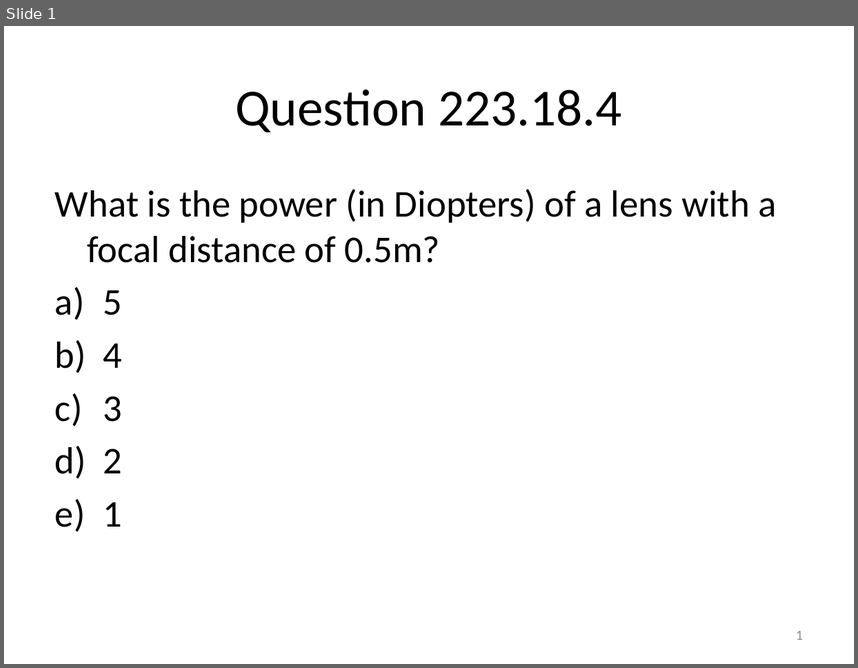
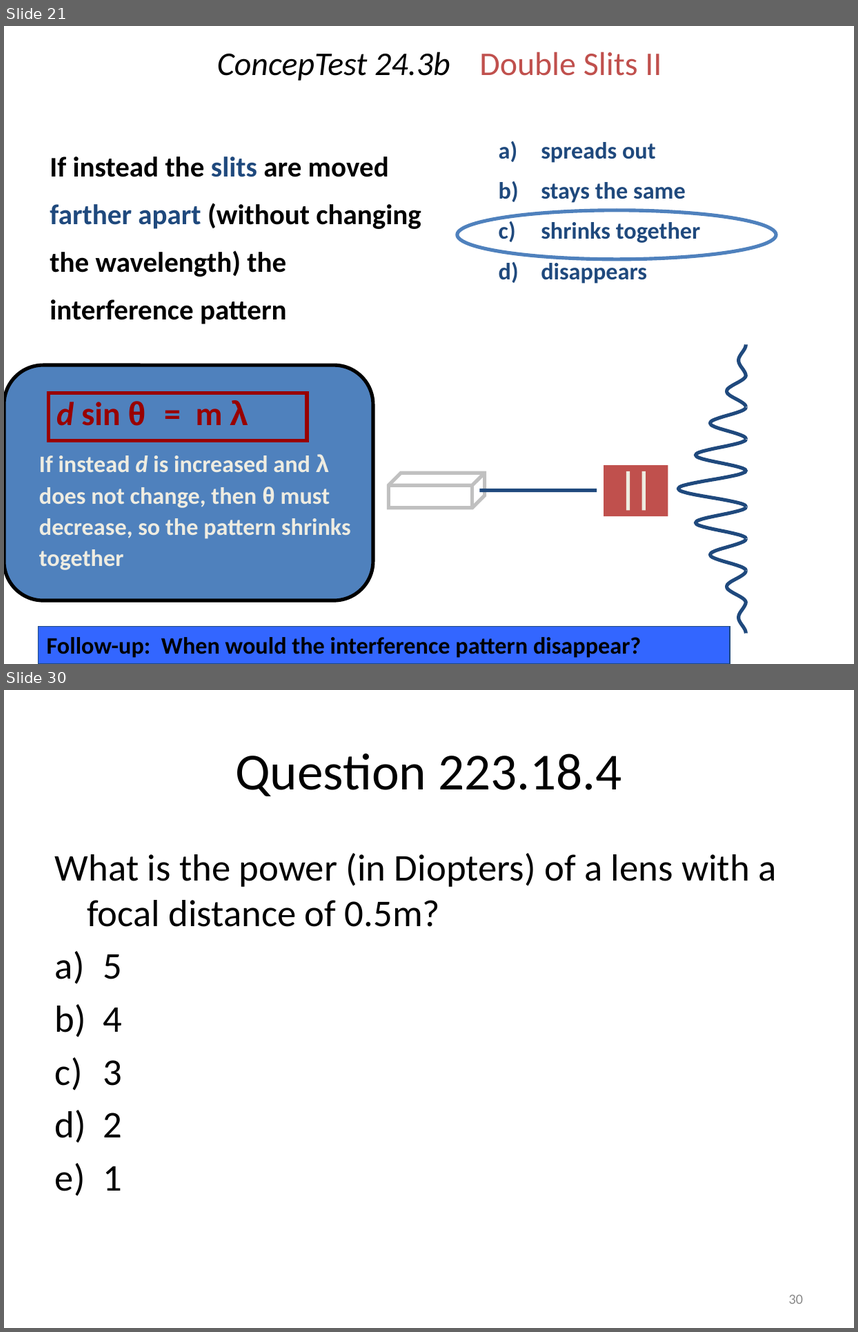
Before and after one commit to rtlines/Introductory-Physics-II, a slide deck: Lecture_Slides/PH 123 Lecture 19.pptx. Shown one above the other, each under a label of ours: slide 1 before the commit, slides 21 and 30 after it; the slides between them are not shown. The pictures are 858x668 and 858x1332 pixels, drawn with LibreOffice and Linux fonts; fonts in the diff are those of the drawing. Boxes give left, top, right and bottom in pixels: in the first picture for what was removed or moved away, otherwise in the second. Text is boxed around its words. In the diff, an @@ line names an element or a change of style, - is before the commit and + after.

Commit message:
worked on lectuer 20 multi slits

```diff
--- a/Lecture_Slides/PH 123 Lecture 19.pptx
+++ b/Lecture_Slides/PH 123 Lecture 19.pptx
@@ slide 21 added at bbox=[4, 26, 854, 664], background #FFFFFF @@
@@ title added at bbox=[217, 52, 662, 81], 28 pt, text #000000, italic @@
+ConcepTest 24.3b Double Slits II
@@ text added at bbox=[541, 142, 701, 283], 20 pt, text #1F497D, bold @@
+a) spreads out
+b) stays the same
+c) shrinks together
+d) disappears
@@ text added at bbox=[50, 156, 421, 324], 24 pt, text #000000, bold @@
+If instead the slits are moved farther apart (without changing the wavelength) the interference pattern
@@ ellipse added at bbox=[457, 210, 776, 260], outline #4F81BD 3 pt @@
@@ rounded rectangle added at bbox=[4, 365, 373, 601], fill #4F81BD, outline #000000 3 pt @@
@@ rectangle added at bbox=[48, 392, 307, 440], outline #990000 3 pt, 28 pt, text #990000, bold @@
+d sin θ = m λ
@@ text added at bbox=[39, 454, 351, 570], 20 pt, text #EEECE1, bold @@
+If instead d is increased and λ does not change, then θ must decrease, so the pattern shrinks together
@@ group added at bbox=[388, 345, 746, 633]: 9 freeform shapes, 3 lines, 1 cube, 1 rectangle @@
@@ rectangle added at bbox=[38, 626, 730, 664], fill #3366FF, outline #1F497D 0.75 pt, 20 pt, text #000000, bold @@
+Follow-up: When would the interference pattern disappear?
@@ what was slide 1 is now slide 30 @@
@@ page number at bbox=[789, 1294, 803, 1303]: text changed @@
-1
+30
```
Also in this commit, not shown: 28 other slides added, 10 other files.
